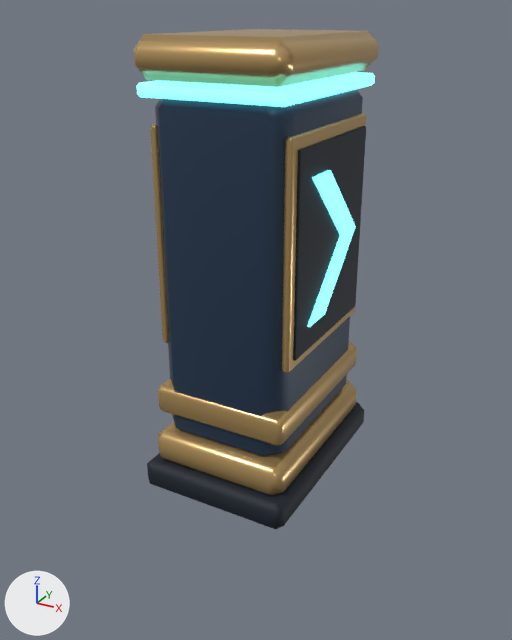
The glTF model assets/kart/production/details/lumo_guide_beacon_lod1.glb as it was, and as the next commit left it.
One viewpoint serves both versions: a 50 mm lens placed at (0.953, -1.777, 1.378), pointed at (-0.02, -0.009, 0.494). The lights are fixed; the arrows at lower left show +X, +Y and +Z. The older version comes first. Vertices at exactly the same position are counted once.

In view in the first picture: 'lumo_guide_beacon'.
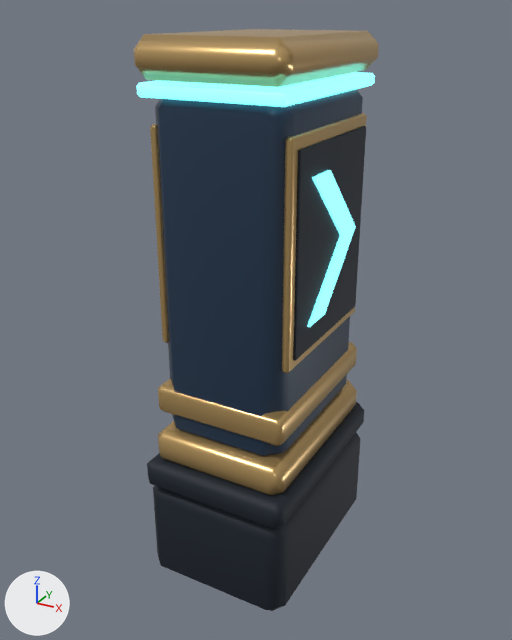
The change, as a diff of the scene's bpy script:
```diff
--- a/assets/kart/production/details/lumo_guide_beacon_lod1.glb.py
+++ b/assets/kart/production/details/lumo_guide_beacon_lod1.glb.py
@@ me_cube_041 @@
 # used by ob_lumo_guide_beacon; location = (0.0, 0.0, 0.0)
-me_cube_041.from_pydata(...)  # 288 vertices, 524 faces; spans x -0.24..0.24, y -0.34..0.34, z 0.0..1.32
+me_cube_041.from_pydata(...)  # 312 vertices, 568 faces; spans x -0.24..0.24, y -0.34..0.34, z -0.34..1.32
+# me_cube_041 part 1: a new loose piece of 24 vertices spanning x -0.24..0.24, y -0.34..0.34, z -0.34..0.015, in mat_guide_inset (black #101c29)
 me_cube_041.materials.append(mat_guide_inset)
```

Pixel boxes (x1, y1, x2, y2) of what changed, in the pictures (512 x 640 px):
'lumo_guide_beacon', reshaped (16% taller): before (133, 29, 379, 529); after (133, 29, 379, 611)
part 1 of me_cube_041, added: after (153, 433, 361, 611)
